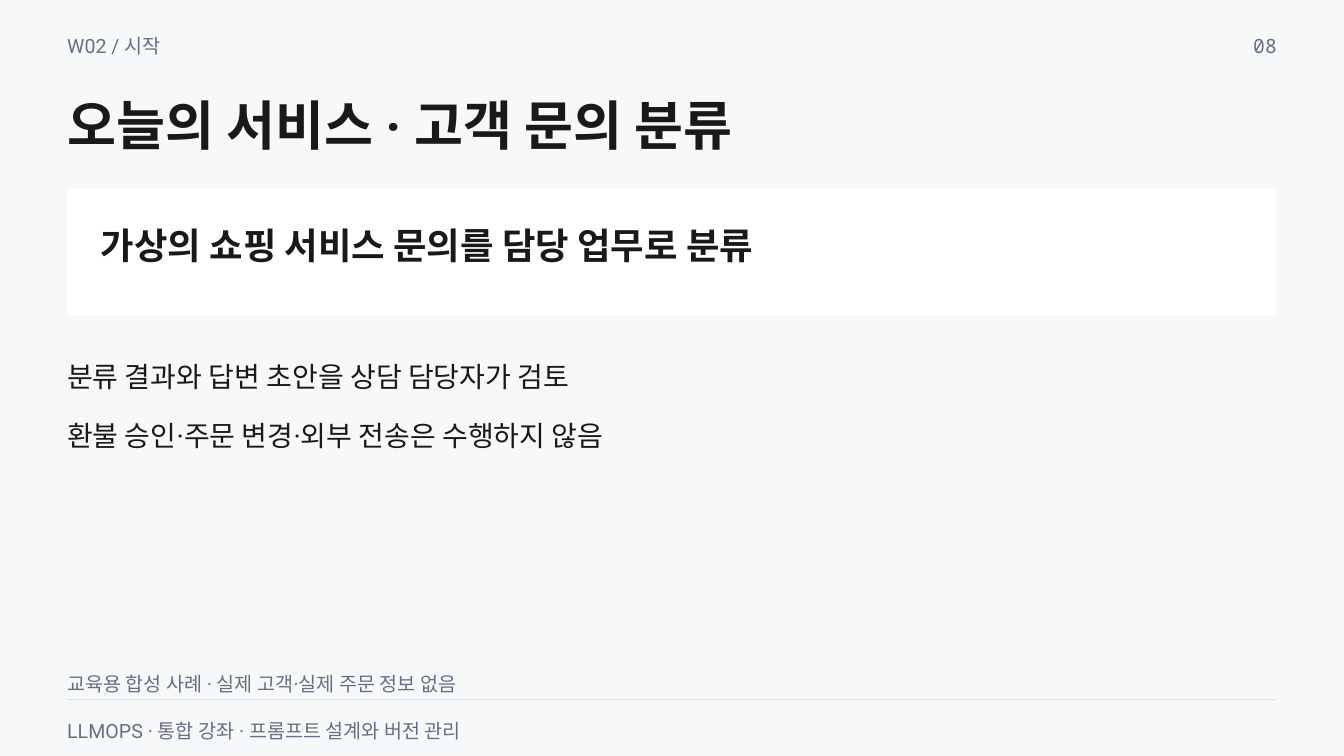
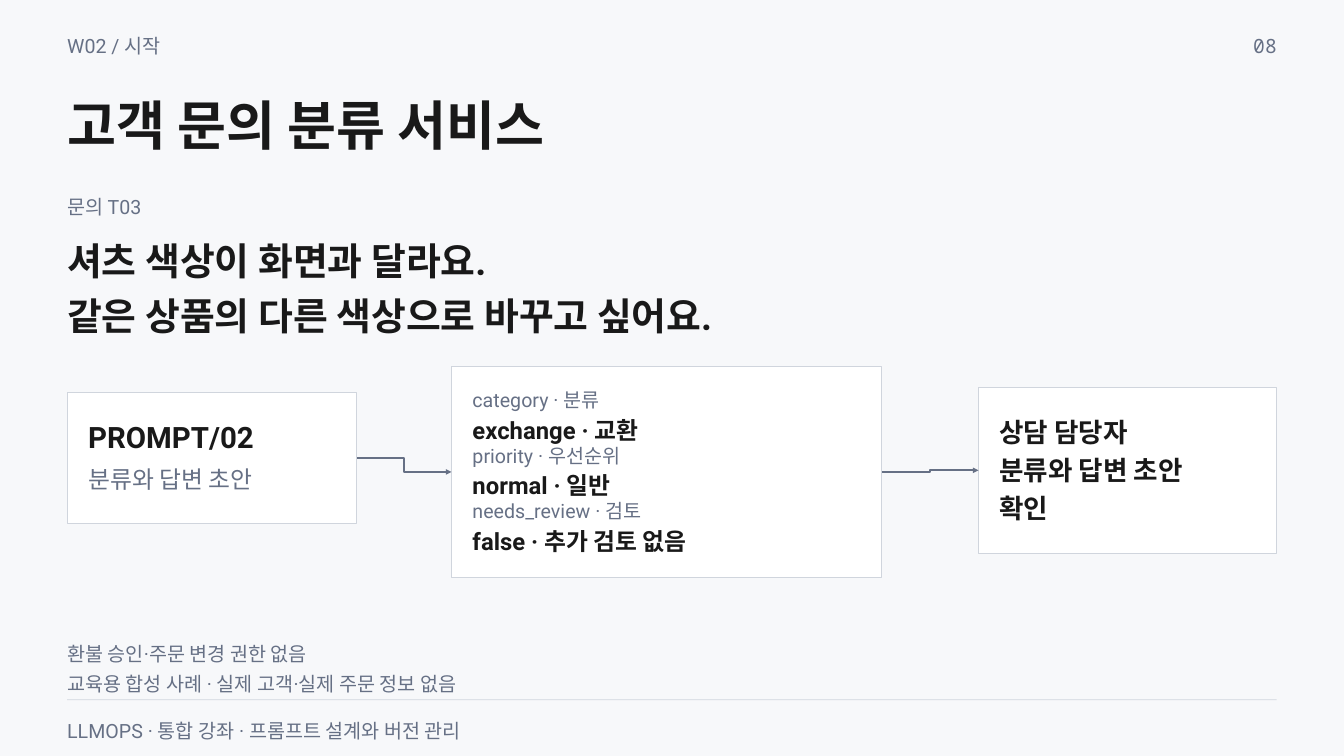
Before and after one commit to smilesjcha/llmops-16week, a slide deck: slide 8 of week02/lecture/02_week2_prompt_design_versioning.pptx. Drawn at 1344x756 pixels with LibreOffice and Linux fonts; fonts in the diff are those of the drawing. Boxes give left, top, right and bottom in pixels: in the first picture for what was removed or moved away, otherwise in the second. Text is boxed around its words. In the diff, an @@ line names an element or a change of style, - is before the commit and + after.

```diff
--- a/week02/lecture/02_week2_prompt_design_versioning.pptx
+++ b/week02/lecture/02_week2_prompt_design_versioning.pptx
@@ text at (67,100,544,150): text changed @@
-오늘의 서비스 · 고객 문의 분류
+고객 문의 분류 서비스
@@ text added at (67,198,142,216), 14 pt, text #667085 @@
+문의 T03
@@ rectangle removed at (68,190,1277,316) @@
@@ text removed at (101,228,753,263) @@
-가상의 쇼핑 서비스 문의를 담당 업무로 분류
@@ text added at (67,243,712,334), 27 pt, text #191919, bold @@
+셔츠 색상이 화면과 달라요.
+같은 상품의 다른 색상으로 바꾸고 싶어요.
@@ text removed at (67,364,570,390) @@
-분류 결과와 답변 초안을 상담 담당자가 검토
@@ rectangle added at (452,367,882,578), fill #FFFFFF, outline #D0D5DD 0.75 pt @@
@@ rectangle added at (979,387,1277,554), fill #FFFFFF, outline #D0D5DD 0.75 pt @@
@@ rectangle added at (68,393,358,524), fill #FFFFFF, outline #D0D5DD 0.75 pt @@
@@ text added at (472,391,600,411), 14 pt, text #667085 @@
+category · 분류
@@ text added at (472,419,639,444), 17 pt, text #191919, bold @@
+exchange · 교환
@@ text added at (1000,419,1183,521), 19 pt, text #191919, bold @@
+상담 담당자
+분류와 답변 초안
+확인
@@ text removed at (67,422,604,449) @@
-환불 승인·주문 변경·외부 전송은 수행하지 않음
@@ text added at (88,426,254,450), 21 pt, text #191919, bold @@
+PROMPT/02
@@ text added at (472,442,620,467), 14 pt, text #667085 @@
+priority · 우선순위
@@ text added at (88,468,252,490), 17 pt, text #667085 @@
+분류와 답변 초안
@@ elbow arrow added from (357, 459) to (452, 472), #667085 1.5 pt @@
@@ text added at (472,474,611,496), 17 pt, text #191919, bold @@
+normal · 일반
@@ elbow arrow added from (882, 472) to (979, 471), #667085 1.5 pt @@
@@ text added at (472,502,641,520), 14 pt, text #667085 @@
+needs_review · 검토
@@ text added at (472,530,687,552), 17 pt, text #191919, bold @@
+false · 추가 검토 없음
@@ text added at (67,645,307,663), 14 pt, text #667085 @@
+환불 승인·주문 변경 권한 없음
```
Also in this commit, not shown: 16 other slides changed, 6 slides added, 6 slides removed, 26 other files.
